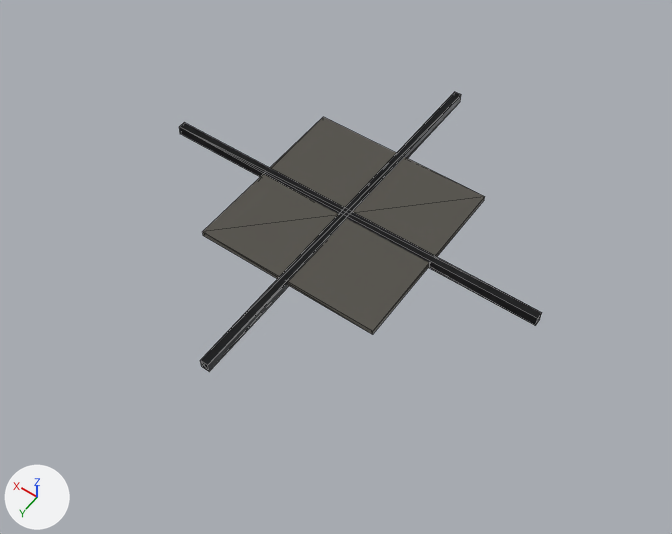
Two versions of the glTF model public/models/authoring/ceiling-acoustic-tile.glb, one commit apart.
The view is the same before and after, from a camera (50 mm lens) standing at (-0.969, 1.404, 1.95) and looking at (-0.039, 0.101, -0.097). The lights are fixed; the arrows at lower left show +X, +Y and +Z. The first picture is the older version. Mesh edges are drawn as thin lines. Where no turn or scale is listed for an object, it has been applied to the vertices. Vertices at exactly the same position are counted once.

In view in the first picture: 'TeeX_0', 'TeeX_2', 'TeeY_1', 'TeeY_2', 'Tile_00'.
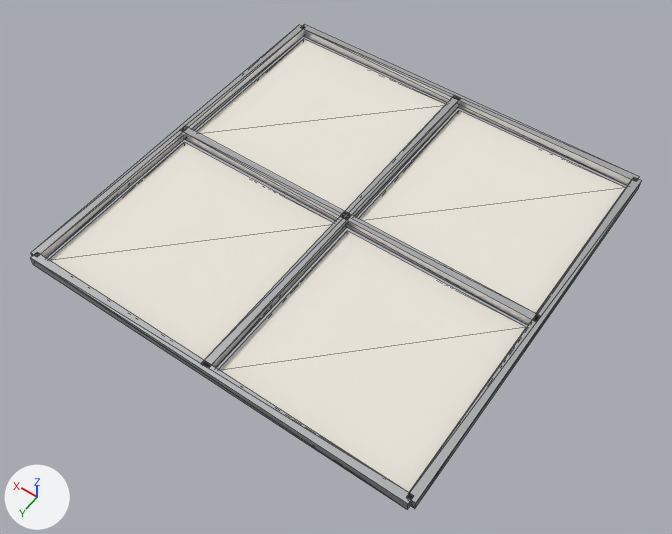
The change, as a diff of the scene's bpy script:
```diff
--- a/public/models/authoring/ceiling-acoustic-tile.glb.py
+++ b/public/models/authoring/ceiling-acoustic-tile.glb.py
@@ me_teex_0_001 @@
-me_teex_0_001.from_pydata(...)  # 8 vertices, 12 faces; spans x -0.012..0.012, y -0.6..0.6, z -0.015..0.015
+me_teex_0_001.from_pydata(...)  # 8 vertices, 12 faces; spans x -0.612..-0.588, y -0.6..0.6, z -0.03..0.0
+# me_teex_0_001 part 1: the whole mesh is moved by (-0.6, 0.0, -0.015)
 me_teex_0_001.materials.append(mat_a_alum)
@@ me_teex_1_001 @@
-me_teex_1_001.from_pydata(...)  # 8 vertices, 12 faces; spans x -0.012..0.012, y -0.6..0.6, z -0.015..0.015
+me_teex_1_001.from_pydata(...)  # 8 vertices, 12 faces; spans x -0.012..0.012, y -0.6..0.6, z -0.03..0.0
+# me_teex_1_001 part 2: the whole mesh is moved by (0.0, 0.0, -0.015)
 me_teex_1_001.materials.append(mat_a_alum)
@@ me_teex_2_001 @@
-me_teex_2_001.from_pydata(...)  # 8 vertices, 12 faces; spans x -0.012..0.012, y -0.6..0.6, z -0.015..0.015
+me_teex_2_001.from_pydata(...)  # 8 vertices, 12 faces; spans x 0.588..0.612, y -0.6..0.6, z -0.03..0.0
+# me_teex_2_001 part 3: the whole mesh is moved by (0.6, 0.0, -0.015)
 me_teex_2_001.materials.append(mat_a_alum)
@@ me_teey_0_001 @@
-me_teey_0_001.from_pydata(...)  # 8 vertices, 12 faces; spans x -0.6..0.6, y -0.012..0.012, z -0.015..0.015
+me_teey_0_001.from_pydata(...)  # 8 vertices, 12 faces; spans x -0.6..0.6, y -0.612..-0.588, z -0.03..0.0
+# me_teey_0_001 part 4: the whole mesh is moved by (0.0, -0.6, -0.015)
 me_teey_0_001.materials.append(mat_a_alum)
@@ me_teey_1_001 @@
-me_teey_1_001.from_pydata(...)  # 8 vertices, 12 faces; spans x -0.6..0.6, y -0.012..0.012, z -0.015..0.015
+me_teey_1_001.from_pydata(...)  # 8 vertices, 12 faces; spans x -0.6..0.6, y -0.012..0.012, z -0.03..0.0
+# me_teey_1_001 part 5: the whole mesh is moved by (0.0, 0.0, -0.015)
 me_teey_1_001.materials.append(mat_a_alum)
@@ me_teey_2_001 @@
-me_teey_2_001.from_pydata(...)  # 8 vertices, 12 faces; spans x -0.6..0.6, y -0.012..0.012, z -0.015..0.015
+me_teey_2_001.from_pydata(...)  # 8 vertices, 12 faces; spans x -0.6..0.6, y 0.588..0.612, z -0.03..0.0
+# me_teey_2_001 part 6: the whole mesh is moved by (0.0, 0.6, -0.015)
 me_teey_2_001.materials.append(mat_a_alum)
@@ me_tile_00_001 @@
-me_tile_00_001.from_pydata(...)  # 8 vertices, 12 faces; spans x -0.28..0.28, y -0.28..0.28, z -0.007..0.007
+me_tile_00_001.from_pydata(...)  # 8 vertices, 12 faces; spans x -0.58..-0.02, y -0.58..-0.02, z -0.045..-0.03
+# me_tile_00_001 part 7: the whole mesh is moved by (-0.3, -0.3, -0.038)
 me_tile_00_001.materials.append(mat_a_acoustic)
@@ me_tile_01_001 @@
-me_tile_01_001.from_pydata(...)  # 8 vertices, 12 faces; spans x -0.28..0.28, y -0.28..0.28, z -0.007..0.007
+me_tile_01_001.from_pydata(...)  # 8 vertices, 12 faces; spans x -0.58..-0.02, y 0.02..0.58, z -0.045..-0.03
+# me_tile_01_001 part 8: the whole mesh is moved by (-0.3, 0.3, -0.038)
 me_tile_01_001.materials.append(mat_a_acoustic)
@@ me_tile_10_001 @@
-me_tile_10_001.from_pydata(...)  # 8 vertices, 12 faces; spans x -0.28..0.28, y -0.28..0.28, z -0.007..0.007
+me_tile_10_001.from_pydata(...)  # 8 vertices, 12 faces; spans x 0.02..0.58, y -0.58..-0.02, z -0.045..-0.03
+# me_tile_10_001 part 9: the whole mesh is moved by (0.3, -0.3, -0.038)
 me_tile_10_001.materials.append(mat_a_acoustic)
@@ me_tile_11_001 @@
-me_tile_11_001.from_pydata(...)  # 8 vertices, 12 faces; spans x -0.28..0.28, y -0.28..0.28, z -0.007..0.007
+me_tile_11_001.from_pydata(...)  # 8 vertices, 12 faces; spans x 0.02..0.58, y 0.02..0.58, z -0.045..-0.03
+# me_tile_11_001 part 10: the whole mesh is moved by (0.3, 0.3, -0.038)
 me_tile_11_001.materials.append(mat_a_acoustic)
```

Location of each change, [x1, y1, x2, y2] in pixels of the pictures (672 x 534 px):
'Tile_00', moved
    before: [203, 117, 485, 335]
    after: [359, 111, 626, 314]
'Tile_01', moved (not visible before)
    after: [219, 231, 526, 493]
'Tile_11', moved (not visible before)
    after: [49, 142, 333, 360]
'Tile_10', moved (not visible before)
    after: [197, 39, 445, 211]
'TeeY_2', moved
    before: [179, 122, 542, 326]
    after: [31, 254, 414, 509]
'TeeX_2', moved
    before: [200, 92, 461, 371]
    after: [31, 25, 305, 258]
'TeeX_0', moved
    before: [201, 96, 460, 365]
    after: [408, 178, 641, 508]
'TeeY_1', moved
    before: [193, 134, 542, 319]
    after: [180, 126, 540, 325]
'TeeY_0', moved (not visible before)
    after: [303, 24, 639, 186]
'TeeX_1', moved (not visible before)
    after: [205, 95, 459, 368]
